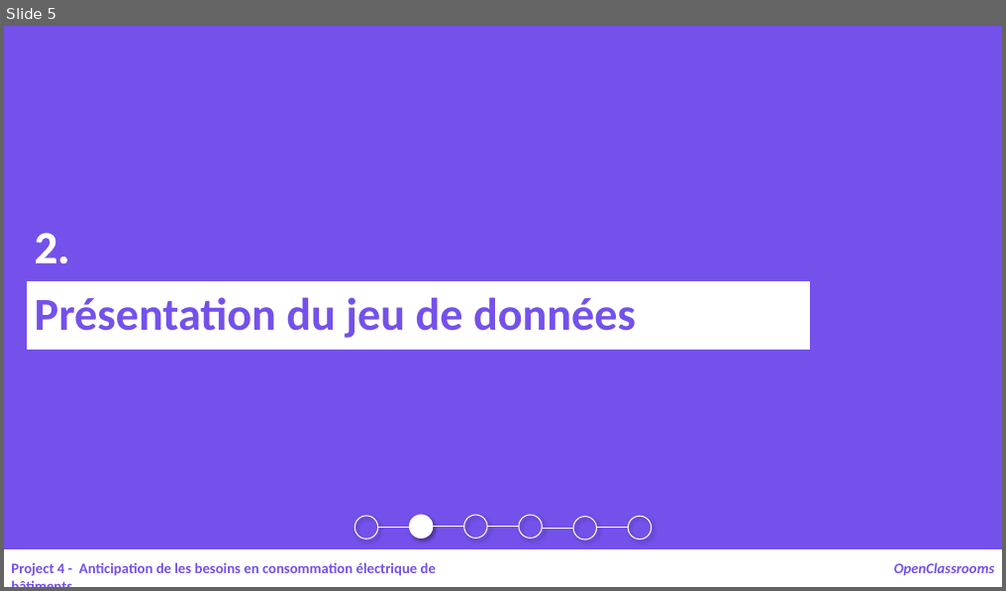
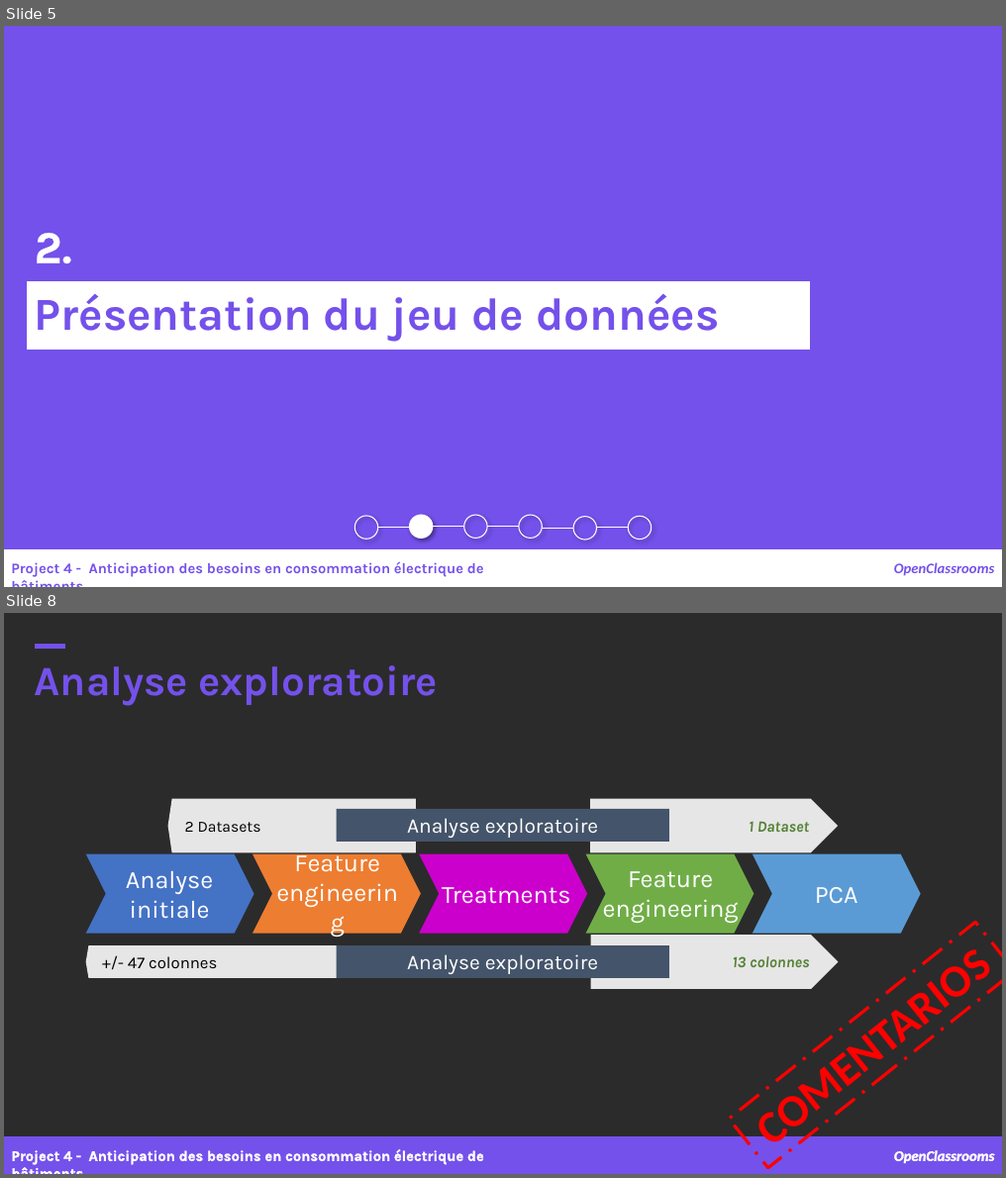
Before and after one commit to samirhinojosa/OC-P4-consumption-needs-of-buildings, a slide deck: supports/P4_presentation v1.pptx. Shown one above the other, each under a label of ours: slide 5 before the commit, slides 5 and 8 after it; the slides between them are not shown. The pictures are 1006x591 and 1006x1178 pixels, drawn with LibreOffice and Linux fonts; fonts in the diff are those of the drawing; background and template pictures are left out; a plain dark background stands for a picture behind light text. Boxes give left, top, right and bottom in pixels: in the first picture for what was removed or moved away, otherwise in the second. Text is boxed around its words. In the diff, an @@ line names an element or a change of style, - is before the commit and + after.

```diff
--- a/supports/P4_presentation v1.pptx
+++ b/supports/P4_presentation v1.pptx
@@ slide 8 added at (4,613,1002,1174), background picture (left out) @@
@@ text added at (35,665,437,706), 40 pt, text #7451EB, bold @@
+Analyse exploratoire
@@ rectangle added at (35,644,64,649), fill #7451EB, outline #7451EB 1 pt @@
@@ pentagon arrow added at (85,810,499,842), fill #E7E6E6, 15 pt, text #000000 @@
+2 Datasets
@@ rectangle added at (337,809,669,842), fill #44546A, 20 pt, text #FFFFFF @@
+Analyse exploratoire
@@ pentagon arrow added at (508,810,921,842), fill #E7E6E6, 15 pt, text #548235, bold, italic @@
+1 Dataset
@@ text added at (294,849,380,872), 24 pt, text #FFFFFF @@
+Feature engineering
@@ freeform shape added at (85,854,254,934), fill #4472C4 @@
@@ text added at (126,871,213,919), 24 pt, text #FFFFFF @@
+Analyse initiale
@@ freeform shape added at (252,854,421,934), fill #ED7D31 @@
@@ freeform shape added at (420,854,588,934), fill #CC00CC @@
@@ freeform shape added at (586,854,754,934), fill #70AD47 @@
@@ text added at (603,871,739,923), 24 pt, text #FFFFFF @@
+Feature engineering
@@ freeform shape added at (752,854,921,934), fill #5B9BD5 @@
@@ text added at (442,887,571,904), 24 pt, text #FFFFFF @@
+Treatments
@@ text added at (815,887,858,904), 24 pt, text #FFFFFF @@
+PCA
@@ rectangle added at (730,922,1002,1168), outline #FF0000 3 pt dashed, 44 pt, text #FF0000, bold @@
+COMENTARIOS
@@ pentagon arrow added at (85,947,499,978), fill #E7E6E6, 16 pt, text #000000 @@
++/- 47 colonnes
@@ rectangle added at (337,947,669,978), fill #44546A, 20 pt, text #FFFFFF @@
+Analyse exploratoire
@@ pentagon arrow added at (509,947,921,978), fill #E7E6E6, 15 pt, text #548235, bold, italic @@
+13 colonnes
@@ rectangle added at (4,1137,1002,1174), fill #7451EB, outline #7451EB 1 pt @@
@@ text added at (11,1150,484,1165), 14 pt, text #FFFFFF, bold @@
+Project 4 - Anticipation des besoins en consommation électrique de bâtiments
@@ text added at (894,1151,995,1163), 14 pt, text #FFFFFF, bold, italic @@
+OpenClassrooms
@@ slide 5 changed as well @@
@@ text "2." at (35,233,72,264): font Calibri to Karla @@
@@ rectangle "Présentation du jeu de données" at (27,282,810,350): font Calibri to Karla @@
@@ text at (11,562,484,577): text changed; font Calibri to Karla @@
-Project 4 - Anticipation de les besoins en consommation électrique de bâtiments
+Project 4 - Anticipation des besoins en consommation électrique de bâtiments
```
Also in this commit, not shown: 6 other slides changed, 14 other slides added, 1 slide removed, 55 other files.
